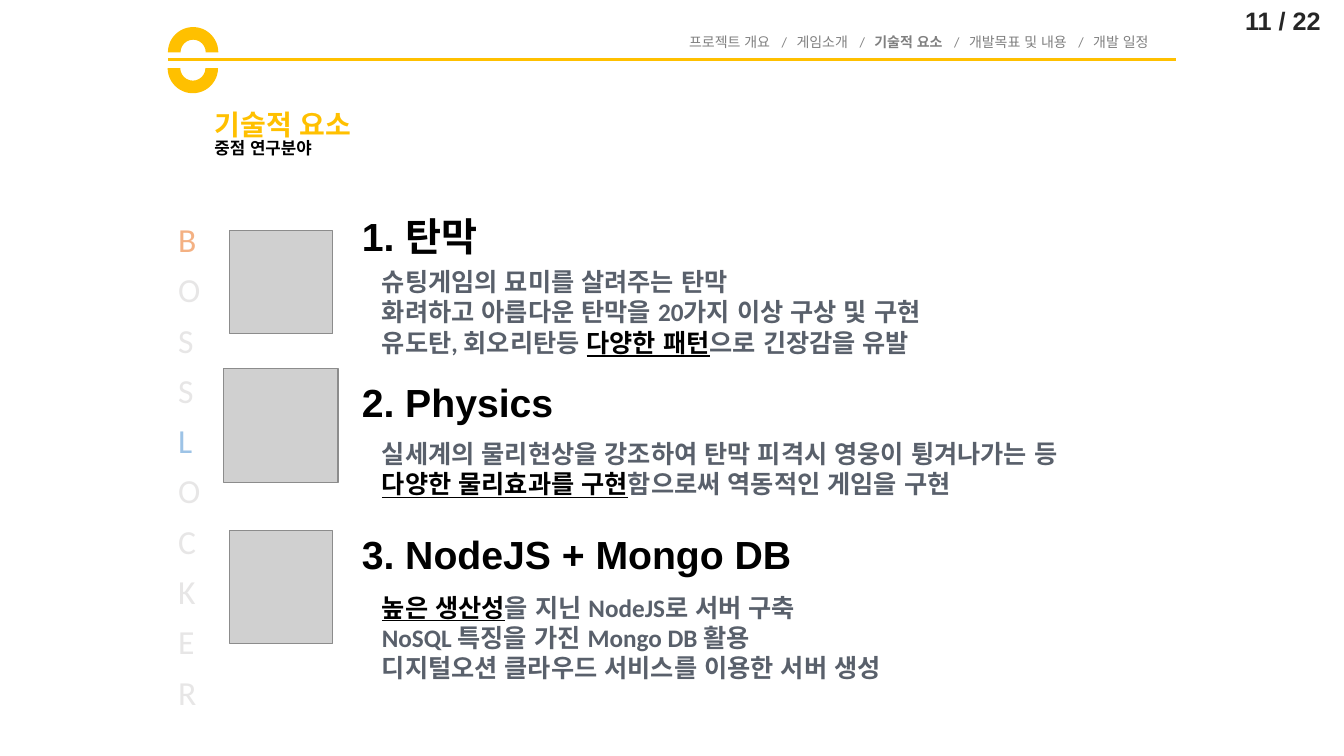
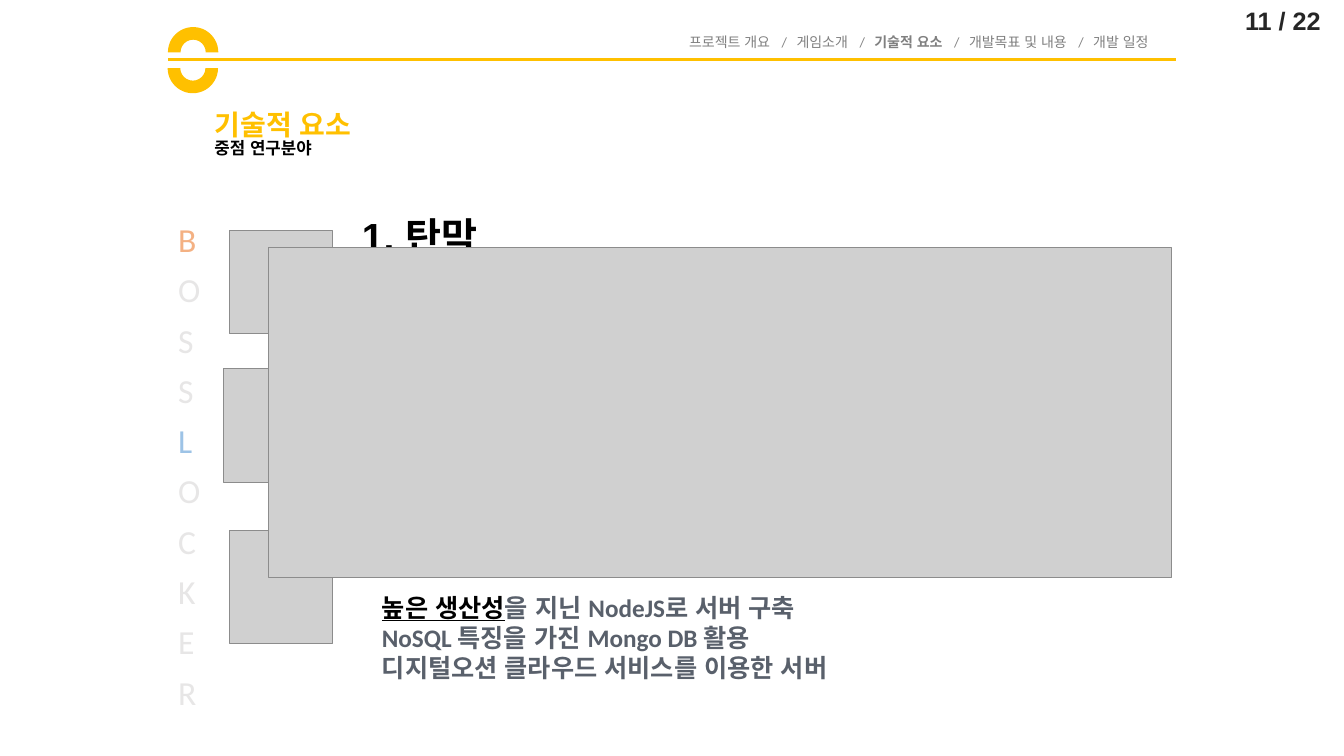
Before and after one commit to goddun/Report, a slide deck: slide 11 of BossLocker_김홍일_양태윤_조소연.pptx. Drawn at 1344x756 pixels with LibreOffice and Linux fonts; fonts in the diff are those of the drawing; grey boxes stand for pictures. Boxes give left, top, right and bottom in pixels: in the first picture for what was removed or moved away, otherwise in the second. Text is boxed around its words. In the diff, an @@ line names an element or a change of style, - is before the commit and + after.

```diff
--- a/BossLocker_김홍일_양태윤_조소연.pptx
+++ b/BossLocker_김홍일_양태윤_조소연.pptx
@@ picture added at (269, 248, 1173, 578) @@
@@ text removed at (382, 270, 920, 357) @@
-슈팅게임의 묘미를 살려주는 탄막
-화려하고 아름다운 탄막을 20가지 이상 구상 및 구현
-유도탄, 회오리탄등 다양한 패턴으로 긴장감을 유발
@@ text removed at (362, 388, 553, 425) @@
-2. Physics
@@ text removed at (382, 442, 1057, 498) @@
-실세계의 물리현상을 강조하여 탄막 피격시 영웅이 튕겨나가는 등
-다양한 물리효과를 구현함으로써 역동적인 게임을 구현
@@ text at (382, 651, 827, 680): text changed @@
-디지털오션 클라우드 서비스를 이용한 서버 생성
+디지털오션 클라우드 서비스를 이용한 서버
```
Also in this commit, not shown: 1 other file.
